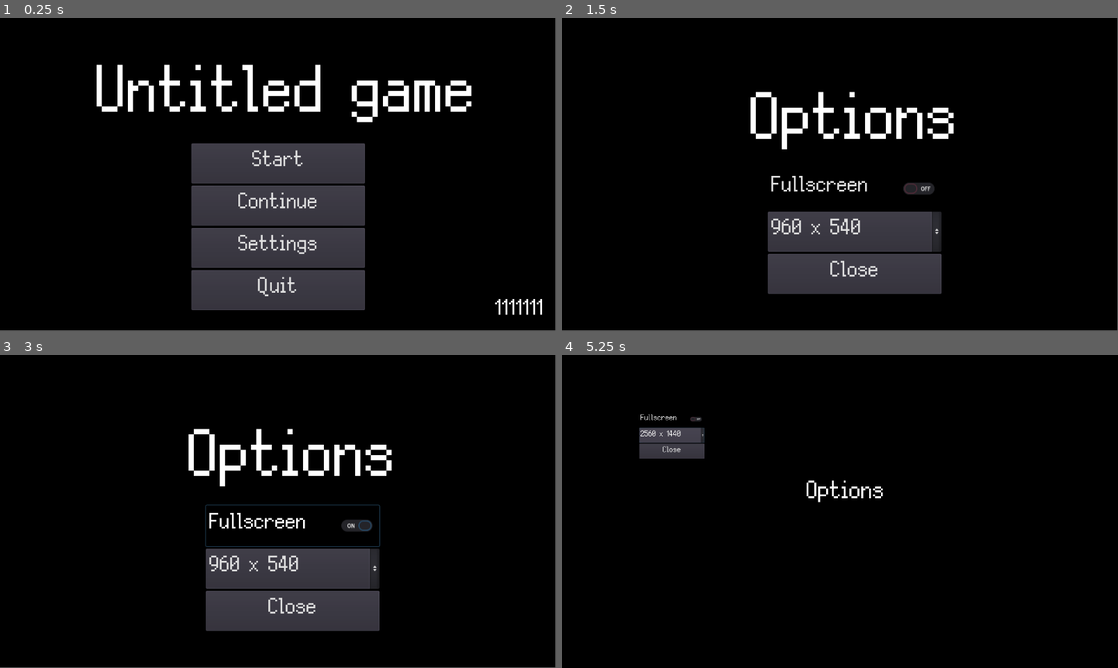
Above: before the commit, frames 1-4 (two rows, left to right).
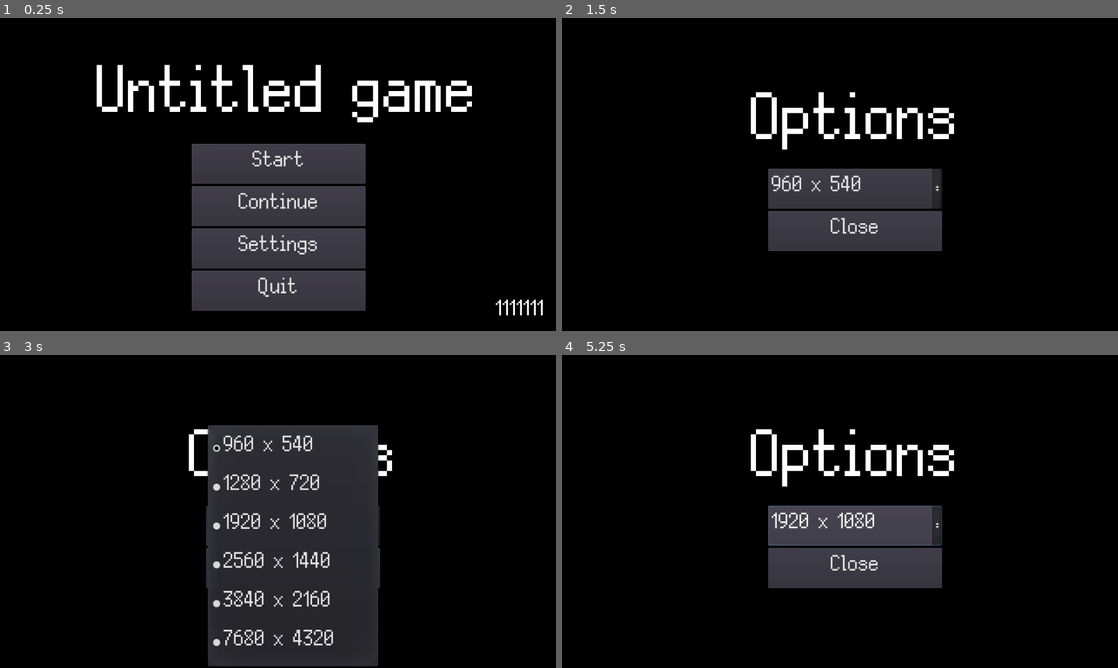
Above: after the commit, the same moments.

Repository: colinbellino/ai-and-games-2022
Game: Godot game, scene res://media/scenes/main.tscn
Two runs of this game, one before a commit and one after it. Both use one fixed random seed, a clock stepped at 60 frames per second and the inputs below.
Inputs:
- Up to frame 1 (0.25 s): no input
- Up to frame 2 (1.5 s): click "Settings" at 0.5 s; click "Start" at 1.25 s
- Up to frame 3 (3 s): click "Start" at 2 s; click "Continue" at 2.75 s
- Up to frame 4 (5.25 s): click "Continue" at 3.5 s; click "960 x 540" (after the commit: "1920 x 1080") at 4.25 s; click "960 x 540" (after the commit: "1920 x 1080") at 5 s
In our replay, in frame 1 the window is 799x449 before the commit and 800x450 after it. These sizes can differ from the game's own. Grey fills any space a smaller window leaves; there, only what the larger window draws over its background counts as a difference.

The runs differ from the first frame. In frame 1, 2.5% of the frame differs, in the area x 17-98%, y 14-96%; in frame 2, 9.3%; in frame 3, 18%, in the area x 33-71%, y 22-100%; in frame 4, 11%.

Commit message:
Save settings to user folder

Diff:
--- a/project.godot
+++ b/project.godot
@@ -14,10 +14,15 @@
 "language": "GDScript",
 "path": "res://src/Game.gd"
 }, {
-"base": "Reference",
+"base": "Resource",
 "class": "GameSettings",
 "language": "GDScript",
 "path": "res://src/GameSettings.gd"
+}, {
+"base": "Reference",
+"class": "Save",
+"language": "GDScript",
+"path": "res://src/Save.gd"
 }, {
 "base": "CanvasLayer",
 "class": "SettingsUI",
@@ -32,6 +37,7 @@
 _global_script_class_icons={
 "Game": "",
 "GameSettings": "",
+"Save": "",
 "SettingsUI": "",
 "TitleUI": ""
 }
@@ -51,7 +57,7 @@
 
 window/size/width=960
 window/size/height=540
-window/size/resizable=false
+window/stretch/mode="viewport"
 
 [global]
 
--- a/src/Game.gd
+++ b/src/Game.gd
@@ -2,12 +2,14 @@
 
 func _ready():
     # Init stuff here
-    # TODO: (Colin) load the settings from file
-    Globals.settings = GameSettings.new()
+    Globals.settings = Save.read_settings()
     Globals.ui_title = get_node("%TitleUI")
     Globals.ui_settings = get_node("%SettingsUI")
     Globals.version = load_version()
+    Globals.can_fullscreen = OS.get_name() == "Windows"
 
+    if Globals.can_fullscreen:
+        Globals.set_fullscreen(Globals.settings.window_fullscreen)
     Globals.set_resolution(Globals.settings.resolution_index)
 
     # Connect the UI
@@ -42,7 +44,7 @@
 func button_quit_pressed() -> void:
     quit_game()
 
-func load_version() -> String:
+static func load_version() -> String:
     var file := File.new()
     var result := file.open("res://version.txt", File.READ)
     if result != OK:
--- a/src/GameSettings.gd
+++ b/src/GameSettings.gd
@@ -1,4 +1,4 @@
-class_name GameSettings
+class_name GameSettings extends Resource
 
 export var window_fullscreen : bool
 export var resolution_index : int
--- a/src/Globals.gd
+++ b/src/Globals.gd
@@ -14,6 +14,7 @@
 ]
 
 var version : String = "9999999"
+var can_fullscreen : bool
 var settings : GameSettings
 
 # Resources
@@ -29,6 +30,11 @@
 onready var ui_settings : SettingsUI
 
 # Utils
+
+# FIXME: looks like this doesn't work on MacOS
+func set_fullscreen(value: bool) -> void:
+    OS.window_fullscreen = value
+
 func set_resolution(resolution_index: float) -> void:
     OS.window_size = resolutions[resolution_index][1]
     get_viewport().set_size_override(true, resolutions[resolution_index][1])
--- /dev/null
+++ b/src/Save.gd
@@ -0,0 +1,21 @@
+class_name Save
+
+const settings_path : String = "user://settings.tres"
+
+static func read_settings() -> GameSettings:
+    var settings : GameSettings
+    if ResourceLoader.exists(settings_path):
+        settings = ResourceLoader.load(settings_path) as GameSettings
+        print("[SAVE] Settings read from file.")
+    else:
+        print("[SAVE] Settings couldn't be read from file, creating default.")
+        settings = GameSettings.new()
+        write_settings(settings)
+    return settings
+
+static func write_settings(data: GameSettings) -> void:
+    var result = ResourceSaver.save(settings_path, data)
+    if result == OK:
+        print("[SAVE] Settings written to file.")
+    else:
+        print("[SAVE] Settings couldn't be written to file: ", result)
--- a/src/SettingsUI.gd
+++ b/src/SettingsUI.gd
@@ -7,16 +7,24 @@
 func _ready() -> void:
     button_fullscreen = get_node("%Fullscreen")
     button_resolution = get_node("%Resolution")
-    for item in Globals.resolutions:
-        button_resolution.add_item(item[0])
     button_close = get_node("%Close")
 
     var _result = button_fullscreen.connect("pressed", self, "button_fullscreen_pressed")
     _result = button_resolution.connect("item_selected", self, "button_resolution_item_selected")
+    _result = button_close.connect("pressed", self, "button_close_pressed")
 
     close()
 
 func open() -> void:
+    button_fullscreen.visible = false
+    if Globals.can_fullscreen:
+        button_fullscreen.visible = true
+        button_fullscreen.pressed = Globals.settings.window_fullscreen
+
+    for item in Globals.resolutions:
+        button_resolution.add_item(item[0])
+    button_resolution.selected = Globals.settings.resolution_index
+
     visible = true
 
 func close() -> void:
@@ -24,8 +32,13 @@
 
 func button_fullscreen_pressed() -> void:
     Globals.settings.window_fullscreen = !Globals.settings.window_fullscreen
-    OS.window_fullscreen = Globals.settings.window_fullscreen
+    Globals.set_fullscreen(Globals.settings.window_fullscreen)
+    Save.write_settings(Globals.settings)
 
 func button_resolution_item_selected(resolution_index: int) -> void:
     Globals.settings.resolution_index = resolution_index
     Globals.set_resolution(Globals.settings.resolution_index)
+    Save.write_settings(Globals.settings)
+
+func button_close_pressed() -> void:
+    close()
